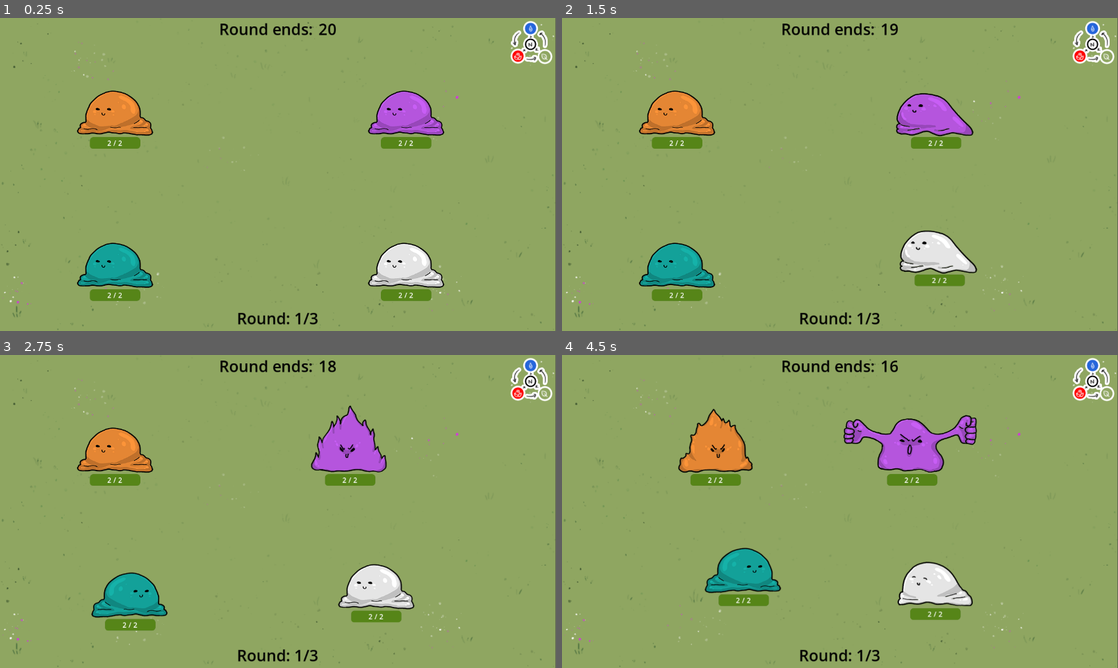
Above: before the commit, frames 1-4 (two rows, left to right).
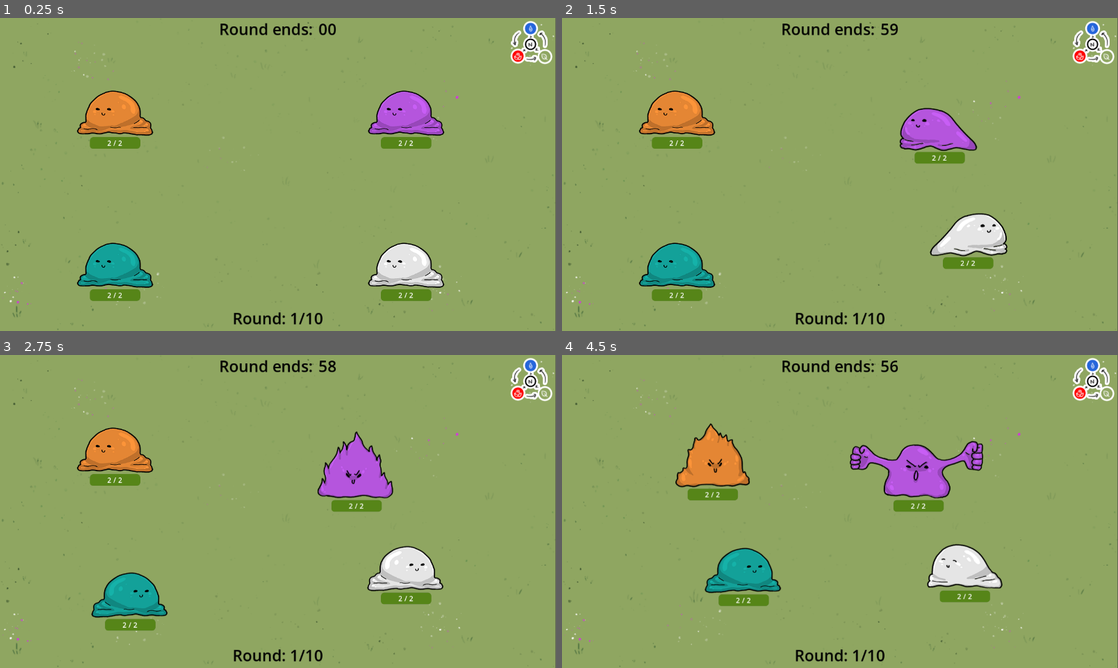
Above: after the commit, the same moments.

Repository: Galitie/mini-tyler-games
Game: Godot game, scene res://tylermon/tylermon.tscn
The game is run twice, just before and just after one commit, with the same random seed, the same clock (stepped at 60 frames per second) and the same inputs. This scene is started directly instead of the project's main scene.
Inputs (mouse positions are in pixels of both pictures, inside the frame that each line leads up to):
- Up to frame 1 (0.25 s): no input
- Up to frame 2 (1.5 s): tap Enter (start) at 0.5, 1.35 s; move the mouse to (962, 158) at 0.52 s; hold Enter (start) 0.53-1.28 s; hold Right (move_piece_right) from 0.53 s (still down); tap Space (jump) at 0.77 s; move the mouse to (728, 190) at 1.27 s
- Up to frame 3 (2.75 s): tap Space (jump) at 1.52 s; move the mouse to (333, 442) at 2.02 s; release Right (move_piece_right) at 2.03 s; hold A (move_left) from 2.03 s (still down); hold Enter (start) from 2.03 s (still down)
- Up to frame 4 (4.5 s): move the mouse to (812, 574) at 2.77 s; release A (move_left) at 2.78 s; release Enter (start) at 2.78 s; hold Right (move_piece_right) 2.78-4.28 s; tap Enter (start) at 2.85, 4.35 s; tap Space (jump) at 3.02, 3.77 s; move the mouse to (1006, 558) at 3.52 s; hold Enter (start) 3.53-4.28 s; move the mouse to (673, 464) at 4.27 s; hold A (move_left) from 4.28 s (still down)

The runs differ from the first frame. In frame 1, 0.4% of the frame differs, in the area x 42-59%, y 2-98%; in frame 2, 5.1%; in frame 3, 5.7%; in frame 4, 8.8%, in the area x 20-80%, y 1-98%.
Error in both runs: Cannot call method 'get_node' on a null value. (res://tylermon/tylermon.gd:39)

Commit message:
Fixed while loop bug and dead animation bug

Diff:
--- a/tylermon/mon.gd
+++ b/tylermon/mon.gd
@@ -143,7 +143,6 @@
 			velocity = Vector2()
 
 		State.KNOCKED_OUT:
-			current_state = State.KNOCKED_OUT
 			toggle_particle(false)
 			sprite.play("just_knocked_out")
 			timer.paused = true
@@ -157,22 +156,38 @@
 			var victory_points = check_how_many_other_mons_knocked_out()
 			var player = get_parent()
 			player.wins += victory_points
-			emit_signal("knocked_out")
+			$dead_anim_timer.start(.60)
+			$knockout_timer.start(1.25)
 
 		State.TARGET_AND_GO:
 			sprite.play("move")
 			#chance_to_say_phrase(target_phrases, 4)
-			destination = get_other_random_mon().position
+			var random_mon = get_other_random_mon()
+			if random_mon == null:
+					timer.stop()
+					sprite.play("idle")
+			else:
+				destination = random_mon.position
 
 		State.TARGET_AND_ATTACK:
 			sprite.play("move")
 			#chance_to_say_phrase(target_phrases, 4)
-			destination = get_other_random_mon().position
+			var random_mon = get_other_random_mon()
+			if random_mon == null:
+					timer.stop()
+					sprite.play("idle")
+			else:
+				destination = random_mon.position
 
 		State.TARGET_AND_SPECIAL:
 			sprite.play("move")
 			#chance_to_say_phrase(target_phrases, 4)
-			destination = get_other_random_mon().position
+			var random_mon = get_other_random_mon()
+			if random_mon == null:
+					timer.stop()
+					sprite.play("idle")
+			else:
+				destination = random_mon.position
 
 		State.BLOCK:
 			#chance_to_say_phrase(blocking_phrases, 4)
@@ -227,15 +242,22 @@
 			pass
 
 		State.KNOCKED_OUT:
-			when_done_play_next_animation()
+			pass
 
 
 func get_other_random_mon():
 	var get_all_mons = get_tree().get_nodes_in_group("mons")
-	var random_mon = get_all_mons.pick_random()
-	while random_mon == self or random_mon.current_state == State.KNOCKED_OUT:
-		random_mon = get_all_mons.pick_random()
-	return random_mon
+	var mons_to_target = []
+	var random_mon
+	for mon in get_all_mons:
+		if mon == self or mon.current_state == State.KNOCKED_OUT:
+			continue
+		mons_to_target.append(mon)
+	if mons_to_target.size() > 0:
+		random_mon = mons_to_target.pick_random()
+		return random_mon
+	else:
+		return null
 
 
 func check_how_many_other_mons_knocked_out():
@@ -413,11 +435,6 @@
 		set_state(State.SPECIAL_ATTACK)
 
 
-func when_done_play_next_animation():
-	if !sprite.is_playing():
-		sprite.play("dead")
-
-
 func upgrade_react(reaction):
 	if reaction == "good":
 		sprite.play("upgrade_react_good")
@@ -448,3 +465,11 @@
 		element_player.emitting = true
 	if effect == false and elm_type != "NONE":
 		element_player.emitting = false
+
+
+func _on_knockout_timer_timeout():
+	emit_signal("knocked_out")
+
+
+func _on_dead_anim_timer_timeout():
+	sprite.play("dead")
--- a/tylermon/mon.tscn
+++ b/tylermon/mon.tscn
@@ -380,9 +380,8 @@
 modulate = Color(0.917647, 0.266667, 0.25098, 1)
 position = Vector2(0, -40)
 sprite_frames = SubResource("SpriteFrames_scvj0")
-animation = &"special_atk"
+animation = &"just_knocked_out"
 autoplay = "idle"
-frame = 1
 flip_h = true
 
 [node name="hurt_box" type="Area2D" parent="scalable_nodes"]
@@ -444,6 +443,12 @@
 one_shot = true
 
 [node name="block_timer" type="Timer" parent="."]
+one_shot = true
+
+[node name="knockout_timer" type="Timer" parent="."]
+one_shot = true
+
+[node name="dead_anim_timer" type="Timer" parent="."]
 one_shot = true
 
 [node name="hp_bar" type="ProgressBar" parent="."]
@@ -571,3 +576,5 @@
 [connection signal="timeout" from="attack_timer" to="." method="_on_attack_timer_timeout"]
 [connection signal="timeout" from="charge_timer" to="." method="_on_charge_timer_timeout"]
 [connection signal="timeout" from="block_timer" to="." method="_on_block_timer_timeout"]
+[connection signal="timeout" from="knockout_timer" to="." method="_on_knockout_timer_timeout"]
+[connection signal="timeout" from="dead_anim_timer" to="." method="_on_dead_anim_timer_timeout"]
--- a/tylermon/tylermon.tscn
+++ b/tylermon/tylermon.tscn
@@ -12,9 +12,9 @@
 [node name="tylermon" type="Node2D"]
 scale = Vector2(0.998899, 1.00798)
 script = ExtResource("1_66guv")
-fight_length = 21
-upgrade_length = 10
-max_rounds = 3
+fight_length = 61
+upgrade_length = 61
+max_rounds = 10
 
 [node name="Arena" parent="." instance=ExtResource("2_mlfq2")]
 z_index = -2
